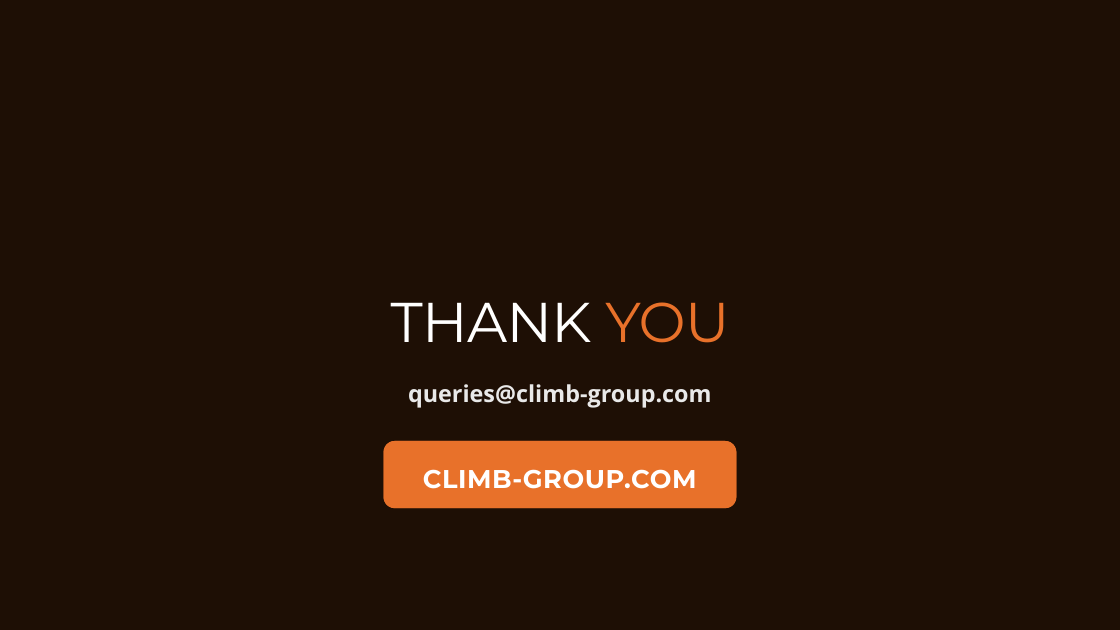
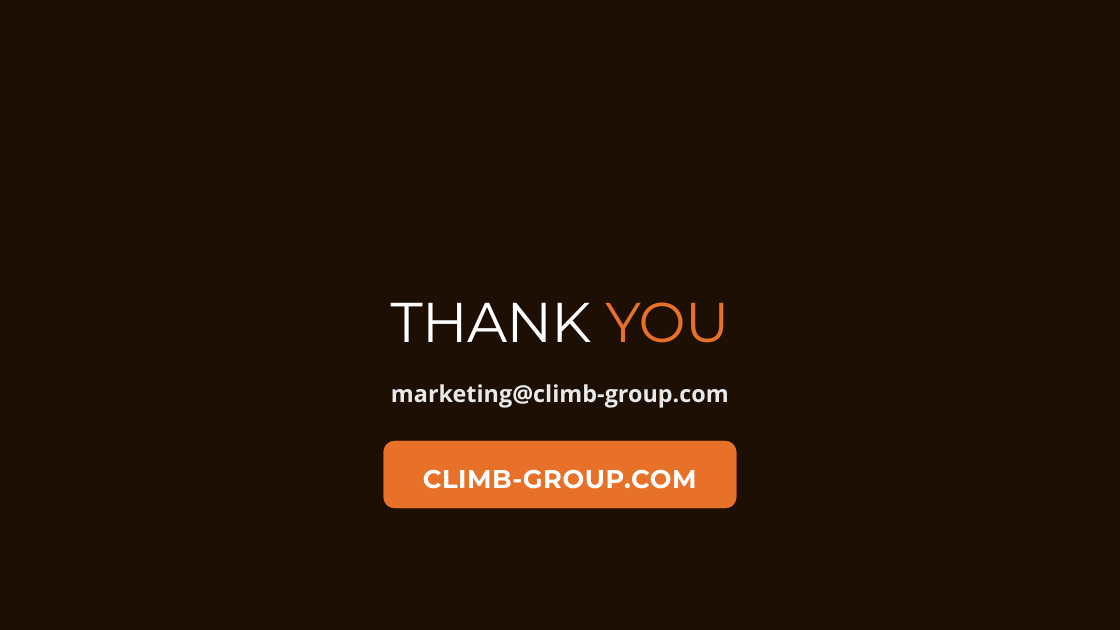
Before and after one commit to Climb-Group/Brand-System, a slide deck: slide 14 of templates/office/ClimbGroup/powerpoint/ClimbGroup_Presentation_16x9.potx. Drawn at 1120x630 pixels with LibreOffice and Linux fonts; fonts in the diff are those of the drawing; background and template pictures are left out. Boxes give left, top, right and bottom in pixels: in the first picture for what was removed or moved away, otherwise in the second. Text is boxed around its words. In the diff, an @@ line names an element or a change of style, - is before the commit and + after.

```diff
--- a/templates/office/ClimbGroup/powerpoint/ClimbGroup_Presentation_16x9.potx
+++ b/templates/office/ClimbGroup/powerpoint/ClimbGroup_Presentation_16x9.potx
@@ text at box(391, 384, 729, 408): text changed @@
-queries@climb-group.com
+marketing@climb-group.com
```
Also in this commit, not shown: 54 other files.
